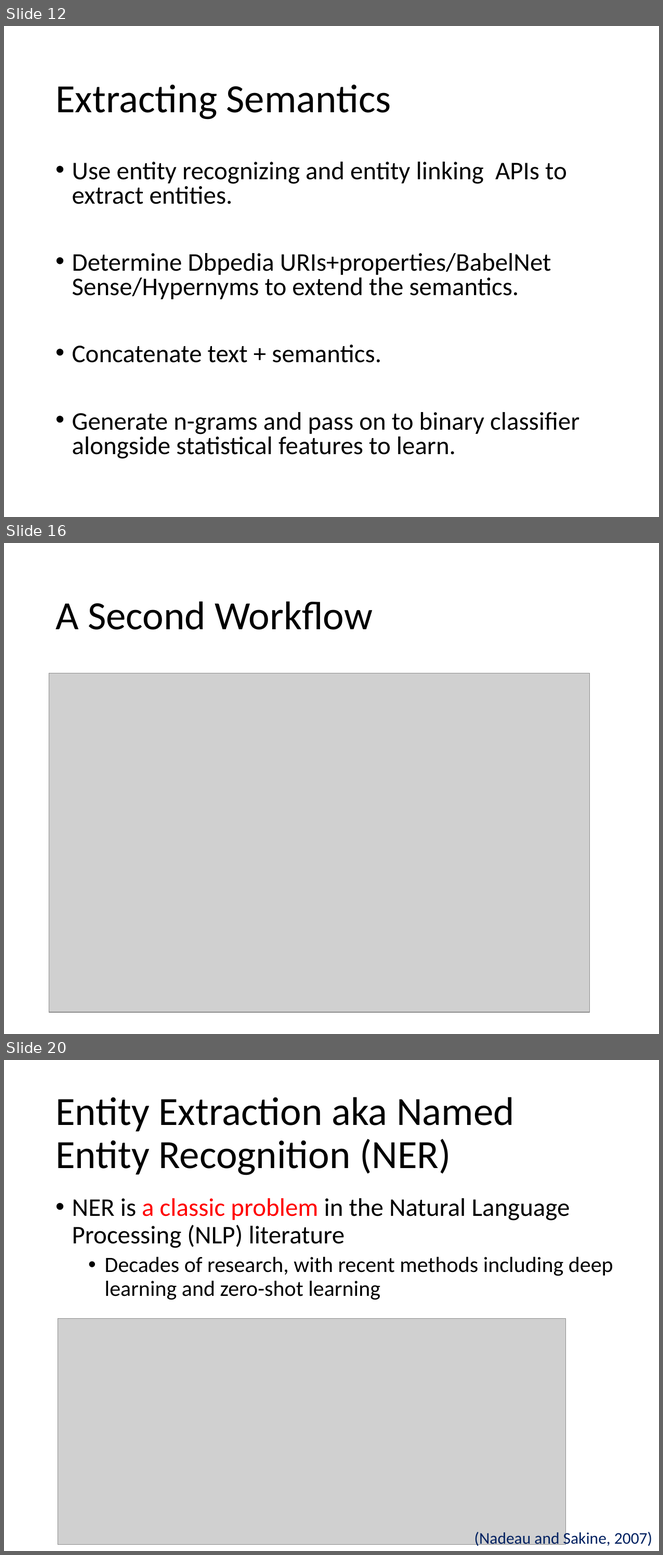
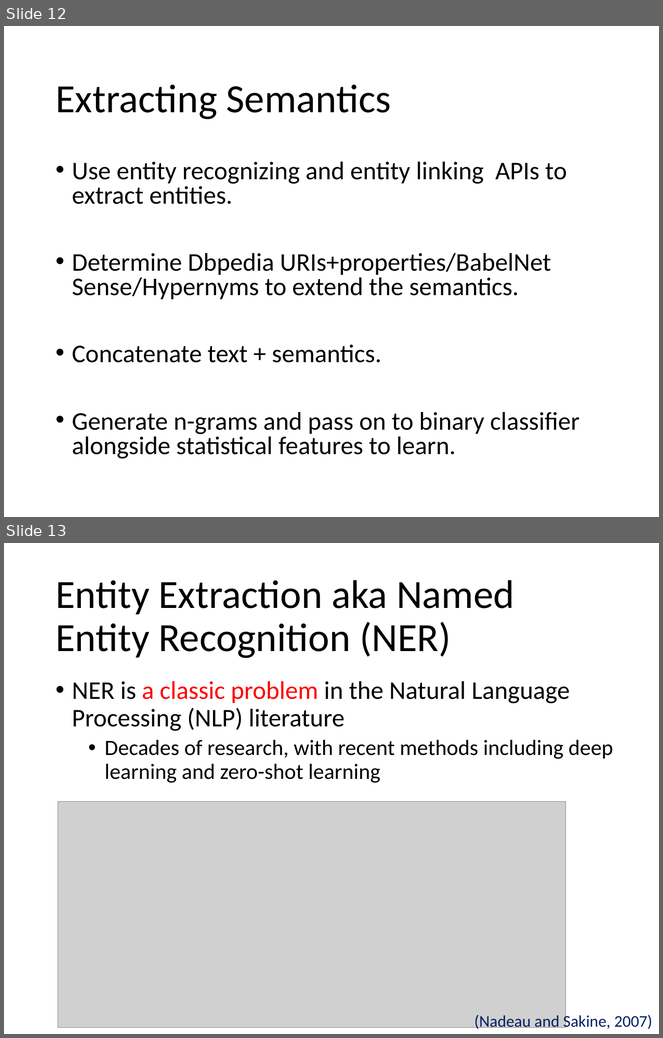
Before and after one commit to evhart/smasac-tutorial, a slide deck: slides/pptx/3-entity-extraction.pptx. Shown one above the other, each under a label of ours: slides 12, 16 and 20 before the commit, slides 12 and 13 after it; the slides between them are not shown. The pictures are 663x1555 and 663x1038 pixels, drawn with LibreOffice and Linux fonts; fonts in the diff are those of the drawing; grey boxes stand for pictures. Boxes give left, top, right and bottom in pixels: in the first picture for what was removed or moved away, otherwise in the second. Text is boxed around its words. In the diff, an @@ line names an element or a change of style, - is before the commit and + after.

```diff
--- a/slides/pptx/3-entity-extraction.pptx
+++ b/slides/pptx/3-entity-extraction.pptx
@@ slide 16 removed at (4,543,659,1034), background #FFFFFF @@
@@ title removed at (55,601,373,630) @@
-A Second Workflow
@@ picture removed at (49,674,590,1013) @@
@@ what was slide 20 is now slide 13 @@
```
Also in this commit, not shown: 1 slide added, 7 other slides removed.
